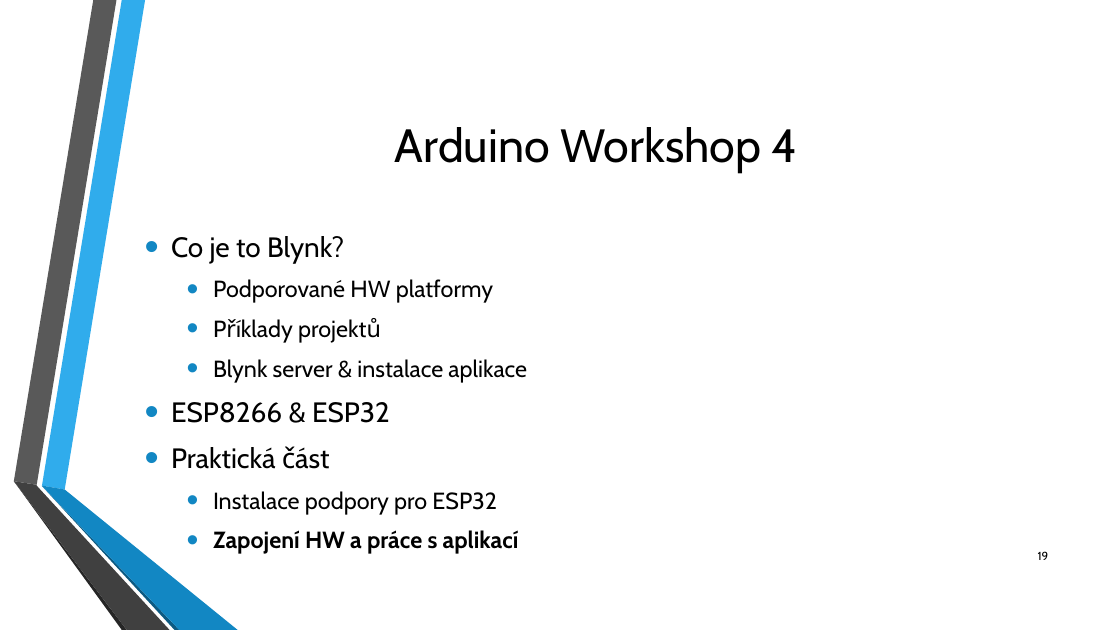
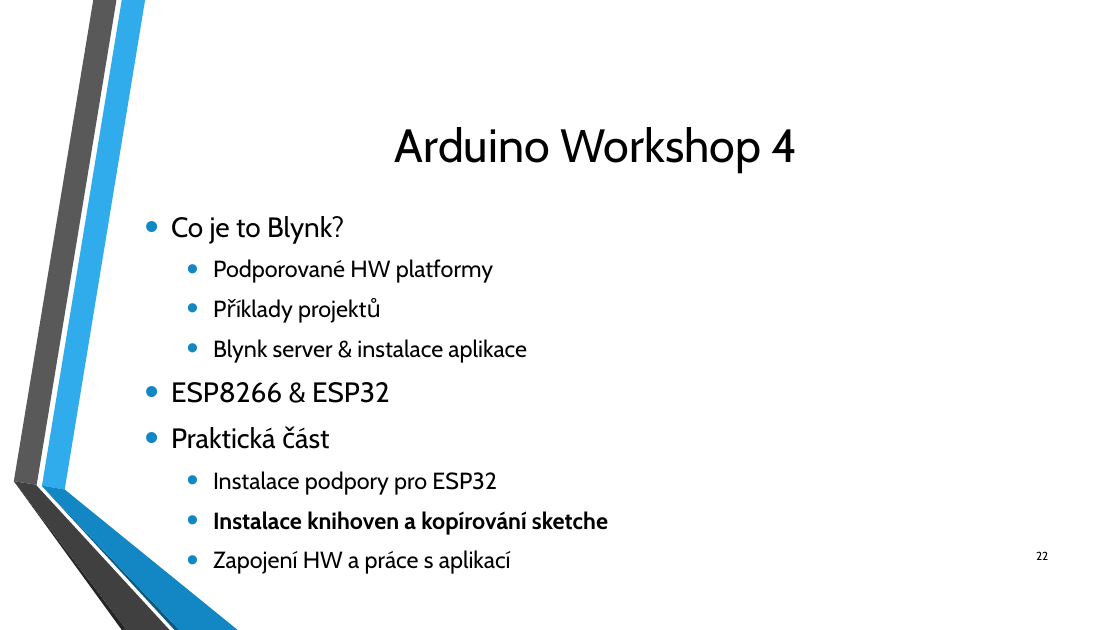
Before and after one commit to fablab-brno/Arduino-Akademie, a slide deck: slide 22 of Workshop 4/Arduino_Workshop_FabLab_4.pptx (slide 19 before the commit). Drawn at 1120x630 pixels with LibreOffice and Linux fonts; fonts in the diff are those of the drawing; background and template pictures are left out. Boxes give left, top, right and bottom in pixels: in the first picture for what was removed or moved away, otherwise in the second. Text is boxed around its words. In the diff, an @@ line names an element or a change of style, - is before the commit and + after.

```diff
--- a/Workshop 4/Arduino_Workshop_FabLab_4.pptx
+++ b/Workshop 4/Arduino_Workshop_FabLab_4.pptx
@@ text at [213,511,608,535]: paragraph added @@
+  • Instalace knihoven a kopírování sketche
@@ text at [213,550,511,574]: bold off in "Zapojení HW a práce s aplikací" @@
@@ page number at [1036,551,1048,560]: text changed @@
-19
+22
```
Also in this commit, not shown: 13 other slides changed, 4 slides added, 1 slide removed, 2 other files.
